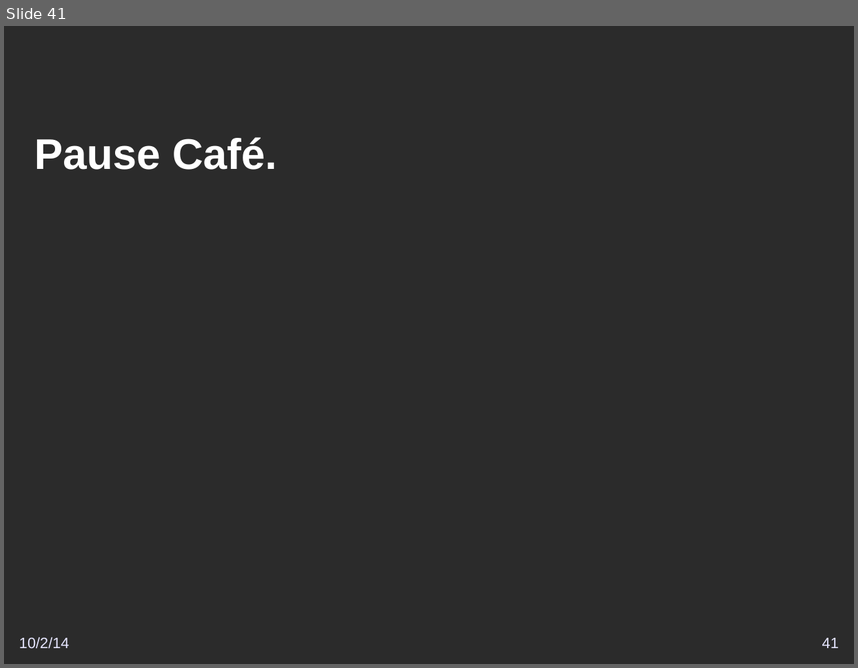
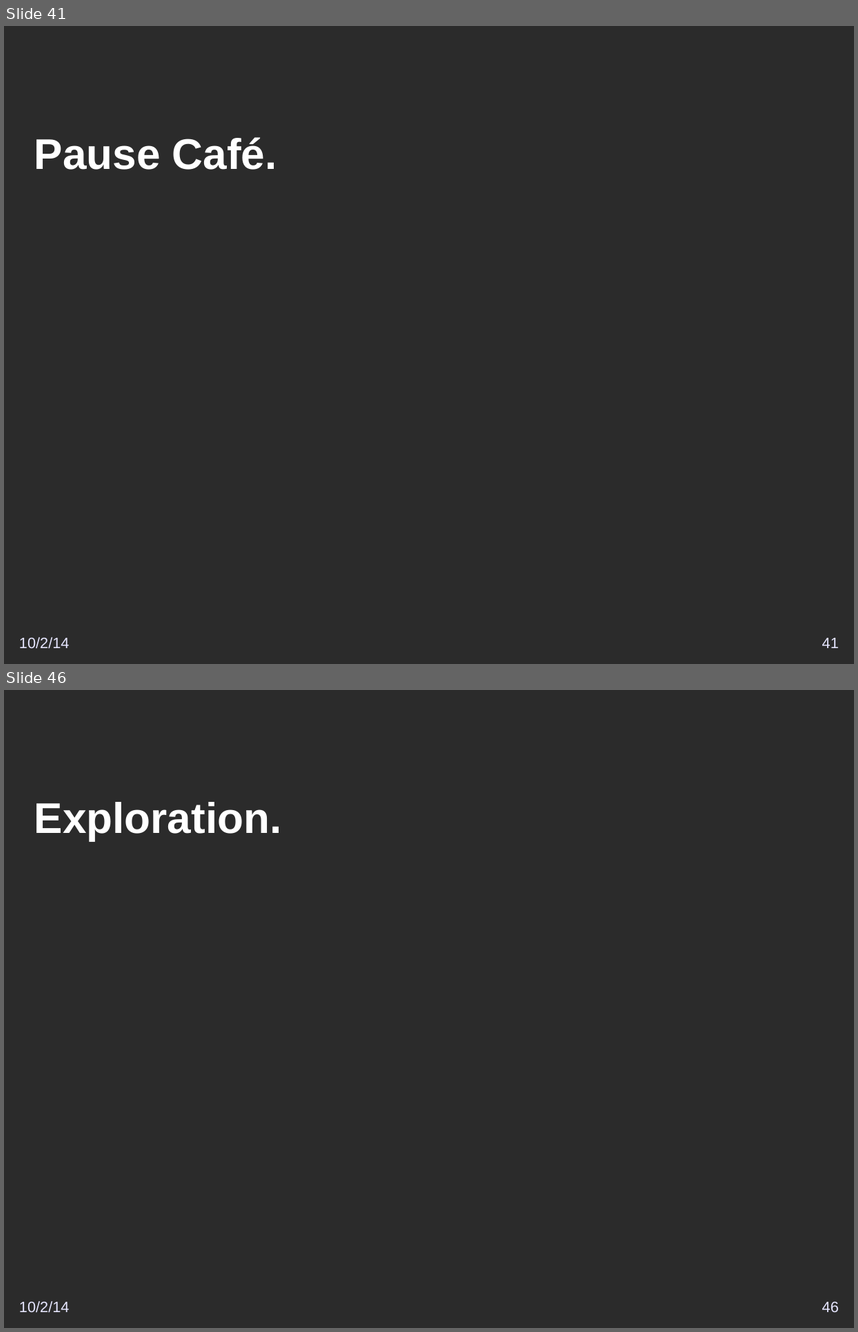
Before and after one commit to DSI-Ville-Noumea/sirh-kiosque-j2ee-old, a slide deck: src/site/resources/Vers_un_Kiosque_RH_J2EE.odp. Shown one above the other, each under a label of ours: slide 41 before the commit, slides 41 and 46 after it; the slides between them are not shown. The pictures are 858x668 and 858x1332 pixels, drawn with LibreOffice and Linux fonts; fonts in the diff are those of the drawing; background and template pictures are left out; a plain dark background stands for a picture behind light text. Boxes give left, top, right and bottom in pixels: in the first picture for what was removed or moved away, otherwise in the second. Text is boxed around its words. In the diff, an @@ line names an element or a change of style, - is before the commit and + after.

```diff
--- a/src/site/resources/Vers_un_Kiosque_RH_J2EE.odp
+++ b/src/site/resources/Vers_un_Kiosque_RH_J2EE.odp
@@ slide 46 added at <box>4,690,854,1328</box>, background picture (left out) @@
@@ title added at <box>34,802,281,841</box>, 40 pt, text #FFFFFF, bold @@
+Exploration.
@@ text added at <box>19,1301,70,1312</box>, 14 pt, text #E6E6FF @@
+10/2/14
@@ page number added at <box>822,1301,839,1312</box>, 14 pt, text #E6E6FF @@
+46
```
Also in this commit, not shown: 2 slides changed, 7 other slides added.
